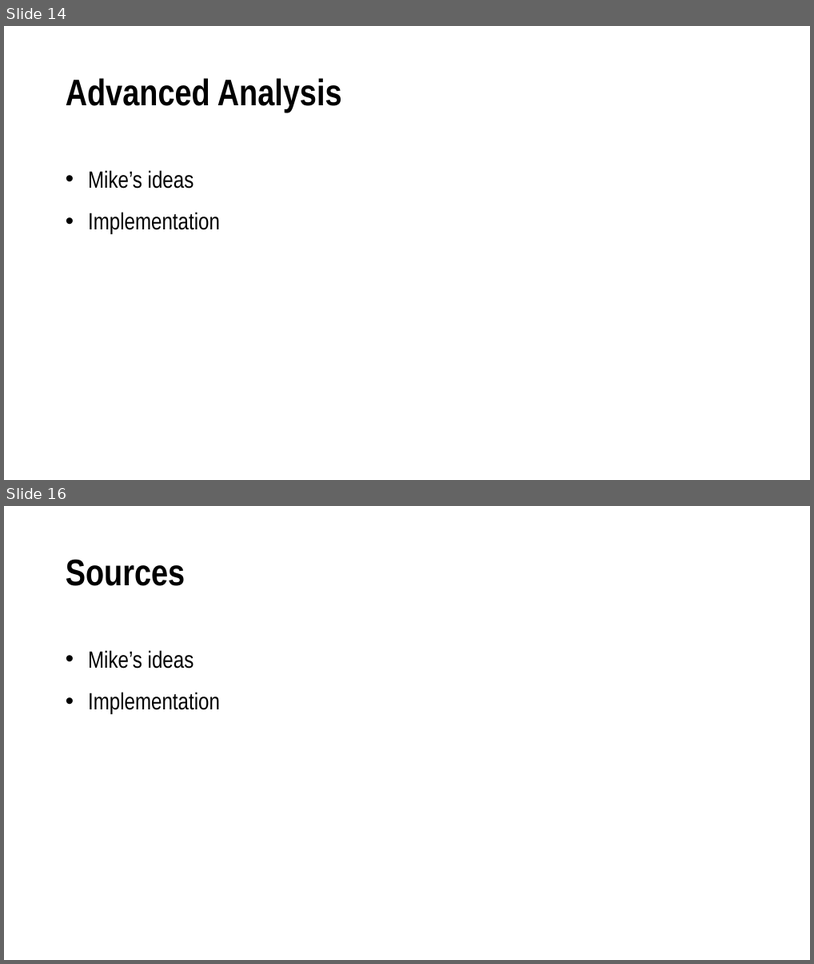
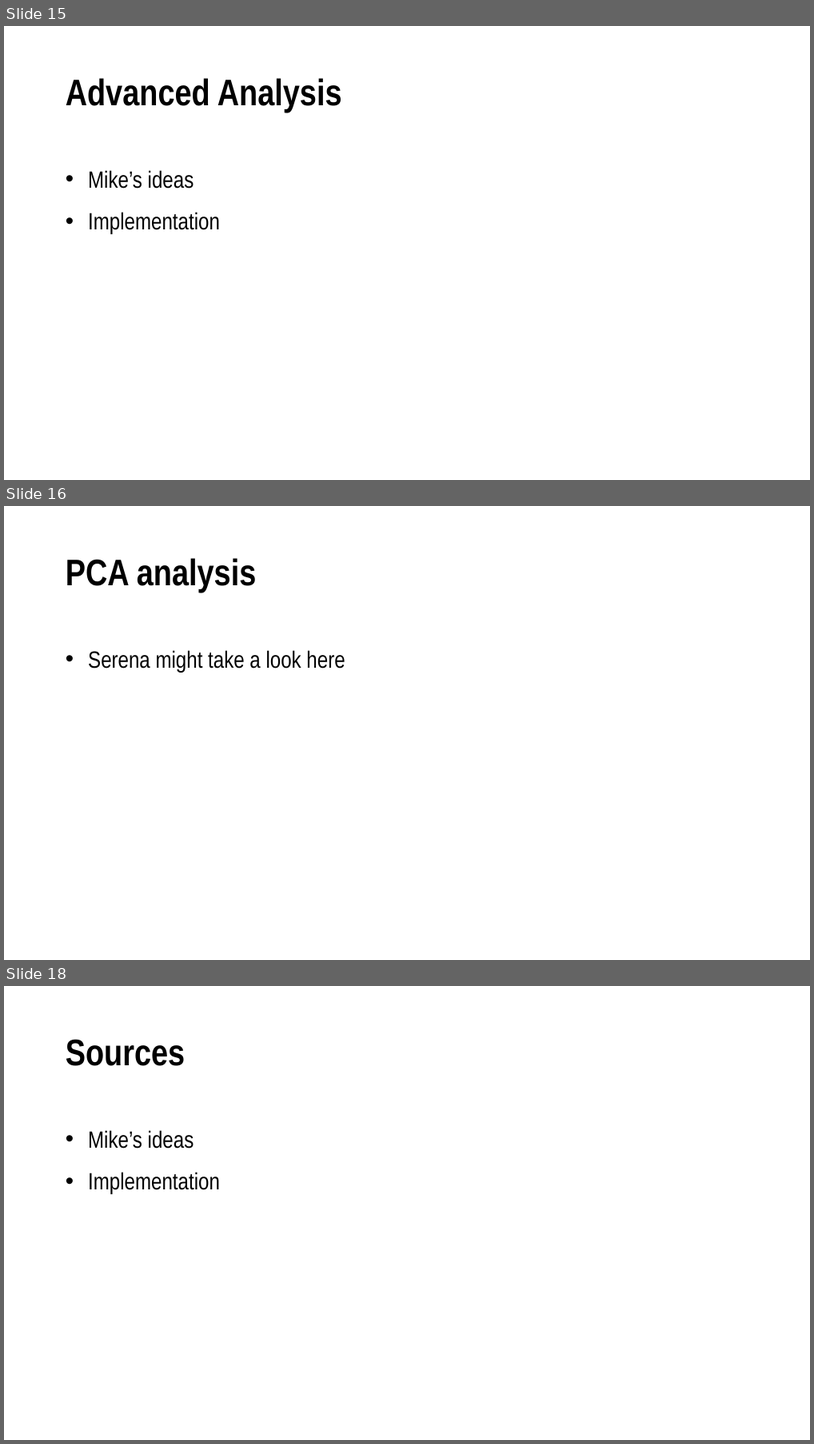
Before and after one commit to OleksiyAnokhin/MSCA-31009-Machine-Learning-Predictive-Analytics-Team-Project, a slide deck: Presentation/The REAL Moneyball.pptx. Shown one above the other, each under a label of ours: slides 14 and 16 before the commit, slides 15, 16 and 18 after it; the slides between them are not shown. The pictures are 814x964 and 814x1444 pixels, drawn with LibreOffice and Linux fonts; fonts in the diff are those of the drawing. Boxes give left, top, right and bottom in pixels: in the first picture for what was removed or moved away, otherwise in the second. Text is boxed around its words. In the diff, an @@ line names an element or a change of style, - is before the commit and + after.

```diff
--- a/Presentation/The REAL Moneyball.pptx
+++ b/Presentation/The REAL Moneyball.pptx
@@ slide 16 added at box(4, 506, 810, 960), background #FFFFFF @@
@@ title added at box(66, 558, 256, 592), 44 pt, text #000000, bold @@
+PCA analysis
@@ text added at box(88, 650, 345, 672), 28 pt, text #000000 @@
+• Serena might take a look here
@@ what was slide 14 is now slide 15 @@
@@ what was slide 16 is now slide 18 @@
```
Also in this commit, not shown: 4 slides changed, 1 other slide added, 1 other file.
